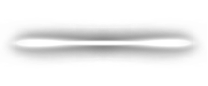
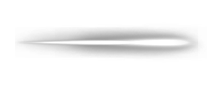
Before/after of a 208px x 86px layered artwork. What changed in the layer stack:
"图层 4": blend overlay → lighten, painted on it over [15, 27, 198, 58]
painted on "图层 5" over [39, 21, 204, 65]
hid "图层 3" over [0, 21, 145, 65]
